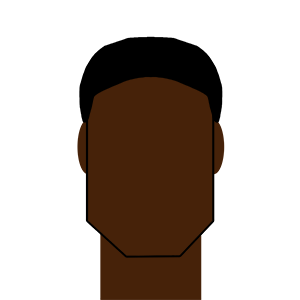
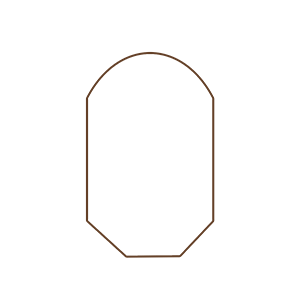
The second 300 x 300 image is a revision of the first. Changes to its layers:
hid "hair front 1" over <box>79,36,223,123</box>
painted on "outline" over <box>85,51,215,258</box>
hid "Body", painted on it over <box>77,52,225,300</box>
